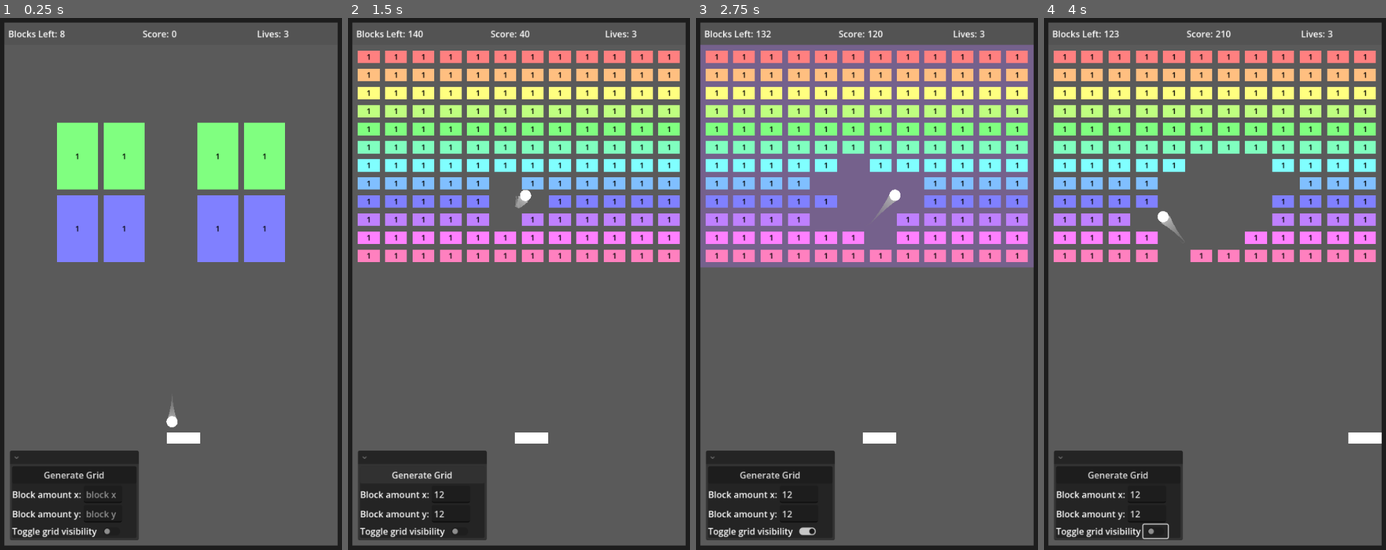
Above: before the commit, frames 1-4 (left to right).
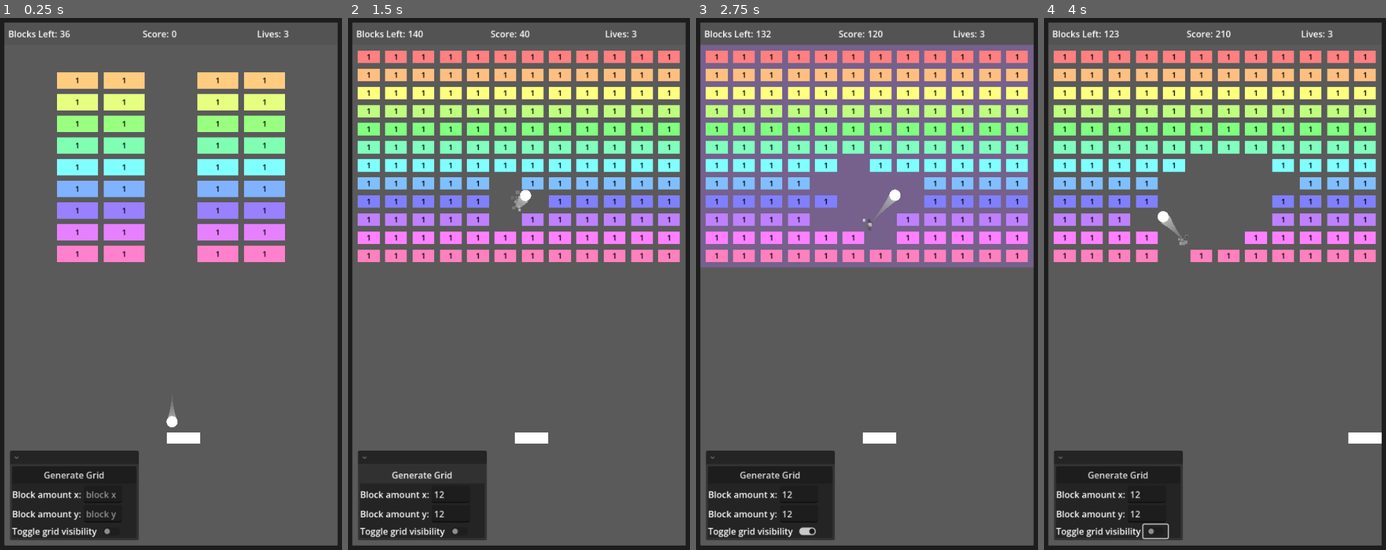
Above: after the commit, the same moments.

Repository: ProudFridge/Breakout
Game: Godot game, scene res://scenes/world/world.tscn
The game is run twice, just before and just after one commit, with the same random seed, the same clock (stepped at 60 frames per second) and the same inputs. Sound files missing from this copy of the repository are replaced by a short silence.
Inputs (mouse positions are in pixels of both pictures, inside the frame that each line leads up to):
- Up to frame 1 (0.25 s): no input
- Up to frame 2 (1.5 s): click (450, 496) at 0.52 s; type "12" at 0.6 s; click (450, 512) at 0.75 s; type "12" at 0.83 s; click "Generate Grid" at 1.25 s
- Up to frame 3 (2.75 s): click (808, 528) at 2 s
- Up to frame 4 (4 s): tap Enter at 2.75 s; move the mouse to (1297, 268) at 2.77 s; hold D (move_right) 2.78-3.53 s; tap Shift (dash) at 2.85 s; click (1297, 268) at 2.92 s; move the mouse to (1139, 321) at 3.52 s; hold Down from 3.53 s (still down); tap Alt at 3.6 s

The runs differ from the first frame. In frame 1, 16% of the frame differs, in the area x 16-84%, y 2-46%; in frame 2, less than 0.1%; in frame 3, less than 0.1%; in frame 4, less than 0.1%.

Commit message:
Modify TODO.md

Diff:
--- a/icon.svg
+++ b/icon.svg
@@ -1 +1,156 @@
-<svg xmlns="http://www.w3.org/2000/svg" width="128" height="128"><rect width="124" height="124" x="2" y="2" fill="#363d52" stroke="#212532" stroke-width="4" rx="14"/><g fill="#fff" transform="translate(12.322 12.322)scale(.101)"><path d="M105 673v33q407 354 814 0v-33z"/><path fill="#478cbf" d="m105 673 152 14q12 1 15 14l4 67 132 10 8-61q2-11 15-15h162q13 4 15 15l8 61 132-10 4-67q3-13 15-14l152-14V427q30-39 56-81-35-59-83-108-43 20-82 47-40-37-88-64 7-51 8-102-59-28-123-42-26 43-46 89-49-7-98 0-20-46-46-89-64 14-123 42 1 51 8 102-48 27-88 64-39-27-82-47-48 49-83 108 26 42 56 81zm0 33v39c0 276 813 276 814 0v-39l-134 12-5 69q-2 10-14 13l-162 11q-12 0-16-11l-10-65H446l-10 65q-4 11-16 11l-162-11q-12-3-14-13l-5-69z"/><path d="M483 600c0 34 58 34 58 0v-86c0-34-58-34-58 0z"/><circle cx="725" cy="526" r="90"/><circle cx="299" cy="526" r="90"/></g><g fill="#414042" transform="translate(12.322 12.322)scale(.101)"><circle cx="307" cy="532" r="60"/><circle cx="717" cy="532" r="60"/></g></svg>
+<?xml version="1.0" encoding="UTF-8" ?>
+<svg version="1.1" width="128" height="128" xmlns="http://www.w3.org/2000/svg" shape-rendering="crispEdges">
+<rect x="0" y="0" width="128" height="27" fill="#222034" />
+<rect x="0" y="27" width="88" height="1" fill="#222034" />
+<rect x="88" y="27" width="7" height="27" fill="#FFFFFF" />
+<rect x="95" y="27" width="33" height="1" fill="#222034" />
+<rect x="0" y="28" width="85" height="1" fill="#222034" />
+<rect x="85" y="28" width="3" height="25" fill="#FFFFFF" />
+<rect x="95" y="28" width="3" height="25" fill="#FFFFFF" />
+<rect x="98" y="28" width="30" height="1" fill="#222034" />
+<rect x="0" y="29" width="84" height="1" fill="#222034" />
+<rect x="84" y="29" width="1" height="24" fill="#FFFFFF" />
+<rect x="98" y="29" width="1" height="23" fill="#FFFFFF" />
+<rect x="99" y="29" width="29" height="1" fill="#222034" />
+<rect x="0" y="30" width="83" height="1" fill="#222034" />
+<rect x="83" y="30" width="1" height="25" fill="#FFFFFF" />
+<rect x="99" y="30" width="1" height="21" fill="#FFFFFF" />
+<rect x="100" y="30" width="28" height="1" fill="#222034" />
+<rect x="0" y="31" width="82" height="1" fill="#222034" />
+<rect x="82" y="31" width="1" height="19" fill="#FFFFFF" />
+<rect x="100" y="31" width="1" height="19" fill="#FFFFFF" />
+<rect x="101" y="31" width="27" height="1" fill="#222034" />
+<rect x="0" y="32" width="81" height="1" fill="#222034" />
+<rect x="81" y="32" width="1" height="17" fill="#FFFFFF" />
+<rect x="101" y="32" width="1" height="17" fill="#FFFFFF" />
+<rect x="102" y="32" width="26" height="1" fill="#222034" />
+<rect x="0" y="33" width="80" height="1" fill="#222034" />
+<rect x="80" y="33" width="1" height="15" fill="#FFFFFF" />
+<rect x="102" y="33" width="1" height="15" fill="#FFFFFF" />
+<rect x="103" y="33" width="25" height="1" fill="#222034" />
+<rect x="0" y="34" width="79" height="3" fill="#222034" />
+<rect x="79" y="34" width="1" height="13" fill="#FFFFFF" />
+<rect x="103" y="34" width="1" height="13" fill="#FFFFFF" />
+<rect x="104" y="34" width="24" height="3" fill="#222034" />
+<rect x="0" y="37" width="78" height="22" fill="#222034" />
+<rect x="78" y="37" width="1" height="7" fill="#FFFFFF" />
+<rect x="104" y="37" width="1" height="7" fill="#FFFFFF" />
+<rect x="105" y="37" width="23" height="47" fill="#222034" />
+<rect x="78" y="44" width="1" height="14" fill="#222034" />
+<rect x="104" y="44" width="1" height="40" fill="#222034" />
+<rect x="79" y="47" width="1" height="9" fill="#222034" />
+<rect x="103" y="47" width="1" height="37" fill="#222034" />
+<rect x="80" y="48" width="1" height="7" fill="#222034" />
+<rect x="102" y="48" width="1" height="36" fill="#222034" />
+<rect x="81" y="49" width="1" height="5" fill="#222034" />
+<rect x="101" y="49" width="1" height="35" fill="#222034" />
+<rect x="82" y="50" width="1" height="2" fill="#222034" />
+<rect x="100" y="50" width="1" height="34" fill="#222034" />
+<rect x="99" y="51" width="1" height="33" fill="#222034" />
+<rect x="82" y="52" width="1" height="4" fill="#FFFFFF" />
+<rect x="98" y="52" width="1" height="32" fill="#222034" />
+<rect x="84" y="53" width="4" height="31" fill="#222034" />
+<rect x="95" y="53" width="3" height="31" fill="#222034" />
+<rect x="81" y="54" width="1" height="3" fill="#FFFFFF" />
+<rect x="88" y="54" width="7" height="30" fill="#222034" />
+<rect x="80" y="55" width="1" height="4" fill="#FFFFFF" />
+<rect x="83" y="55" width="1" height="29" fill="#222034" />
+<rect x="79" y="56" width="1" height="4" fill="#FFFFFF" />
+<rect x="82" y="56" width="1" height="28" fill="#222034" />
+<rect x="81" y="57" width="1" height="27" fill="#222034" />
+<rect x="78" y="58" width="1" height="3" fill="#FFFFFF" />
+<rect x="0" y="59" width="77" height="1" fill="#222034" />
+<rect x="77" y="59" width="1" height="4" fill="#FFFFFF" />
+<rect x="80" y="59" width="1" height="25" fill="#222034" />
+<rect x="0" y="60" width="76" height="2" fill="#222034" />
+<rect x="76" y="60" width="1" height="4" fill="#FFFFFF" />
+<rect x="79" y="60" width="1" height="24" fill="#222034" />
+<rect x="78" y="61" width="1" height="23" fill="#222034" />
+<rect x="0" y="62" width="75" height="1" fill="#222034" />
+<rect x="75" y="62" width="1" height="3" fill="#FFFFFF" />
+<rect x="0" y="63" width="74" height="1" fill="#222034" />
+<rect x="74" y="63" width="1" height="4" fill="#FFFFFF" />
+<rect x="77" y="63" width="1" height="21" fill="#222034" />
+<rect x="0" y="64" width="73" height="2" fill="#222034" />
+<rect x="73" y="64" width="1" height="4" fill="#FFFFFF" />
+<rect x="76" y="64" width="1" height="20" fill="#222034" />
+<rect x="75" y="65" width="1" height="19" fill="#222034" />
+<rect x="0" y="66" width="72" height="1" fill="#222034" />
+<rect x="72" y="66" width="1" height="3" fill="#FFFFFF" />
+<rect x="0" y="67" width="71" height="1" fill="#222034" />
+<rect x="71" y="67" width="1" height="4" fill="#FFFFFF" />
+<rect x="74" y="67" width="1" height="17" fill="#222034" />
+<rect x="0" y="68" width="44" height="16" fill="#222034" />
+<rect x="44" y="68" width="1" height="1" fill="#FFFFFF" />
+<rect x="45" y="68" width="25" height="1" fill="#222034" />
+<rect x="70" y="68" width="1" height="4" fill="#FFFFFF" />
+<rect x="73" y="68" width="1" height="16" fill="#222034" />
+<rect x="44" y="69" width="1" height="15" fill="#222034" />
+<rect x="45" y="69" width="1" height="1" fill="#FFFFFF" />
+<rect x="46" y="69" width="24" height="1" fill="#222034" />
+<rect x="72" y="69" width="1" height="15" fill="#222034" />
+<rect x="45" y="70" width="1" height="14" fill="#222034" />
+<rect x="46" y="70" width="1" height="1" fill="#FFFFFF" />
+<rect x="47" y="70" width="22" height="1" fill="#222034" />
+<rect x="69" y="70" width="1" height="3" fill="#FFFFFF" />
+<rect x="46" y="71" width="1" height="13" fill="#222034" />
+<rect x="47" y="71" width="1" height="1" fill="#FFFFFF" />
+<rect x="48" y="71" width="20" height="1" fill="#222034" />
+<rect x="68" y="71" width="1" height="4" fill="#FFFFFF" />
+<rect x="71" y="71" width="1" height="13" fill="#222034" />
+<rect x="47" y="72" width="1" height="12" fill="#222034" />
+<rect x="48" y="72" width="1" height="1" fill="#FFFFFF" />
+<rect x="49" y="72" width="18" height="1" fill="#222034" />
+<rect x="67" y="72" width="1" height="4" fill="#FFFFFF" />
+<rect x="70" y="72" width="1" height="12" fill="#222034" />
+<rect x="48" y="73" width="1" height="11" fill="#222034" />
+<rect x="49" y="73" width="1" height="1" fill="#FFFFFF" />
+<rect x="50" y="73" width="17" height="1" fill="#222034" />
+<rect x="69" y="73" width="1" height="11" fill="#222034" />
+<rect x="49" y="74" width="1" height="10" fill="#222034" />
+<rect x="50" y="74" width="1" height="1" fill="#FFFFFF" />
+<rect x="51" y="74" width="15" height="1" fill="#222034" />
+<rect x="66" y="74" width="1" height="3" fill="#FFFFFF" />
+<rect x="50" y="75" width="1" height="9" fill="#222034" />
+<rect x="51" y="75" width="2" height="1" fill="#FFFFFF" />
+<rect x="53" y="75" width="12" height="1" fill="#222034" />
+<rect x="65" y="75" width="1" height="4" fill="#FFFFFF" />
+<rect x="68" y="75" width="1" height="9" fill="#222034" />
+<rect x="51" y="76" width="1" height="8" fill="#222034" />
+<rect x="52" y="76" width="2" height="1" fill="#FFFFFF" />
+<rect x="54" y="76" width="10" height="1" fill="#222034" />
+<rect x="64" y="76" width="1" height="4" fill="#FFFFFF" />
+<rect x="67" y="76" width="1" height="8" fill="#222034" />
+<rect x="52" y="77" width="1" height="7" fill="#222034" />
+<rect x="53" y="77" width="2" height="1" fill="#FFFFFF" />
+<rect x="55" y="77" width="9" height="1" fill="#222034" />
+<rect x="66" y="77" width="1" height="7" fill="#222034" />
+<rect x="53" y="78" width="1" height="6" fill="#222034" />
+<rect x="54" y="78" width="2" height="1" fill="#FFFFFF" />
+<rect x="56" y="78" width="7" height="1" fill="#222034" />
+<rect x="63" y="78" width="1" height="3" fill="#FFFFFF" />
+<rect x="54" y="79" width="1" height="5" fill="#222034" />
+<rect x="55" y="79" width="2" height="1" fill="#FFFFFF" />
+<rect x="57" y="79" width="5" height="1" fill="#222034" />
+<rect x="62" y="79" width="1" height="4" fill="#FFFFFF" />
+<rect x="65" y="79" width="1" height="5" fill="#222034" />
+<rect x="55" y="80" width="1" height="4" fill="#222034" />
+<rect x="56" y="80" width="2" height="1" fill="#FFFFFF" />
+<rect x="58" y="80" width="4" height="1" fill="#222034" />
+<rect x="64" y="80" width="1" height="4" fill="#222034" />
+<rect x="56" y="81" width="1" height="3" fill="#222034" />
+<rect x="57" y="81" width="2" height="1" fill="#FFFFFF" />
+<rect x="59" y="81" width="2" height="1" fill="#222034" />
+<rect x="61" y="81" width="1" height="26" fill="#FFFFFF" />
+<rect x="63" y="81" width="1" height="3" fill="#222034" />
+<rect x="57" y="82" width="1" height="2" fill="#222034" />
+<rect x="58" y="82" width="3" height="1" fill="#FFFFFF" />
+<rect x="58" y="83" width="1" height="1" fill="#222034" />
+<rect x="59" y="83" width="2" height="24" fill="#FFFFFF" />
+<rect x="62" y="83" width="1" height="1" fill="#222034" />
+<rect x="0" y="84" width="13" height="44" fill="#222034" />
+<rect x="13" y="84" width="46" height="23" fill="#FFFFFF" />
+<rect x="62" y="84" width="46" height="23" fill="#FFFFFF" />
+<rect x="108" y="84" width="20" height="44" fill="#222034" />
+<rect x="13" y="107" width="95" height="21" fill="#222034" />
+</svg>
--- a/project.godot
+++ b/project.godot
@@ -14,7 +14,7 @@
 config/tags=PackedStringArray("2d")
 run/main_scene="uid://cp5wos6f3udvx"
 config/features=PackedStringArray("4.7", "Forward Plus")
-config/icon="res://icon.svg"
+config/icon="uid://ccpe11f3ap40g"
 
 [autoload]
 
@@ -33,6 +33,12 @@
 [editor_plugins]
 
 enabled=PackedStringArray("res://addons/godot_super-wakatime/plugin.cfg")
+
+[file_customization]
+
+folder_colors={
+"res://assets/": "gray"
+}
 
 [global_group]
 
--- a/scenes/ball/ball.gd
+++ b/scenes/ball/ball.gd
@@ -4,15 +4,19 @@
 @export var SPEED: float = 300.0
 @export var damage: float = 1
 
-@onready var death_particles: GPUParticles2D = $DeathParticles
+@onready var collision_particles: GPUParticles2D = $CollisionParticles
+@onready var particle_timer: Timer = $CollisionParticles/ParticleTimer
 
 var initial_vector: Vector2 = Vector2(0,1)
 var initial_position: Vector2
+
 signal died()
 
 func _ready() -> void:
 	velocity = initial_vector * SPEED
 	initial_position = position
+
+	particle_timer.timeout.connect(_on_particle_timer_timeout)
 
 func _physics_process(delta: float) -> void:
 	var collision: KinematicCollision2D = move_and_collide(velocity * delta)
@@ -32,6 +36,10 @@
 		if body is Block:
 			body.take_damage(damage)
 
+			collision_particles.position = position
+			collision_particles.emitting = true
+			particle_timer.start()
+
 func delete() -> void:
 	queue_free()
 
@@ -50,3 +58,6 @@
 	velocity = Vector2.ZERO
 	visible = false
 	$CollisionShape2D.disabled = true
+
+func _on_particle_timer_timeout() -> void:
+	collision_particles.emitting = false
--- a/scenes/ball/ball.tscn
+++ b/scenes/ball/ball.tscn
@@ -56,7 +56,12 @@
 [node name="CollisionSound" type="AudioStreamPlayer2D" parent="." unique_id=227188667]
 stream = SubResource("AudioStreamWAV_nv6q1")
 
-[node name="DeathParticles" type="GPUParticles2D" parent="." unique_id=383569983]
-visible = false
+[node name="CollisionParticles" type="GPUParticles2D" parent="." unique_id=383569983]
+top_level = true
 emitting = false
+lifetime = 0.2
 process_material = SubResource("ParticleProcessMaterial_nv6q1")
+
+[node name="ParticleTimer" type="Timer" parent="CollisionParticles" unique_id=1721663854]
+wait_time = 0.2
+one_shot = true
--- a/scenes/managers/block_manager/block_manager.gd
+++ b/scenes/managers/block_manager/block_manager.gd
@@ -1,3 +1,5 @@
+# Used to instantiate block grid
+
 extends Node
 class_name BlockManager
 
@@ -17,6 +19,7 @@
 
 signal block_added(block: Block)
 signal block_removed(block: Block)
+signal level_won()
 
 func _ready() -> void:
 	grid_area_highlight.visible = show_grid_area
@@ -55,6 +58,10 @@
 		_block_instances.erase(block_instance)
 		block_removed.emit(block_instance)
 
+		# Detects if the player has won
+		if _block_instances.size() == 0:
+			level_won.emit()
+
 # Deletes all the blocks in the block istances array and remove their references
 func clear_grid() -> void:
 	for b: Block in _block_instances:
--- a/scenes/managers/game_manager/game_manager.gd
+++ b/scenes/managers/game_manager/game_manager.gd
@@ -1,3 +1,5 @@
+# Stores lives left and handle's ball respawn
+
 extends Node
 class_name GameManager
 
@@ -5,6 +7,8 @@
 @export var ball: Ball
 
 @onready var respawn_timer: Timer = $RespawnTimer
+
+var currentLevel: int = 0
 
 signal life_changed(lives: int)
 signal lost_game()
--- a/scenes/managers/level_manager/level_manager.gd
+++ b/scenes/managers/level_manager/level_manager.gd
@@ -15,7 +15,6 @@
 
 	if error == OK:
 		var data_received: Array = json.data
-		print(data_received)
 		var levelAmount: int = data_received.size()
 
 		for level: int in levelAmount:
--- a/scenes/world/world.gd
+++ b/scenes/world/world.gd
@@ -39,7 +39,7 @@
 
 	header.position.y = -header.size.y
 	panel.size = gameAreaSize
-	block_manager.generate_grid(blockAreaSize, LevelManager.grid[0][1], block_manager.block_padding, block_manager.grid_padding)
+	block_manager.generate_grid(blockAreaSize, LevelManager.grid[game_manager.currentLevel][0], block_manager.block_padding, block_manager.grid_padding)
 
 	# Set up the world boundaries otbe add the screen edges
 	# Should change later for custom level sizes
Not shown, changed: .gitignore
Not shown, changed: TODO.md
